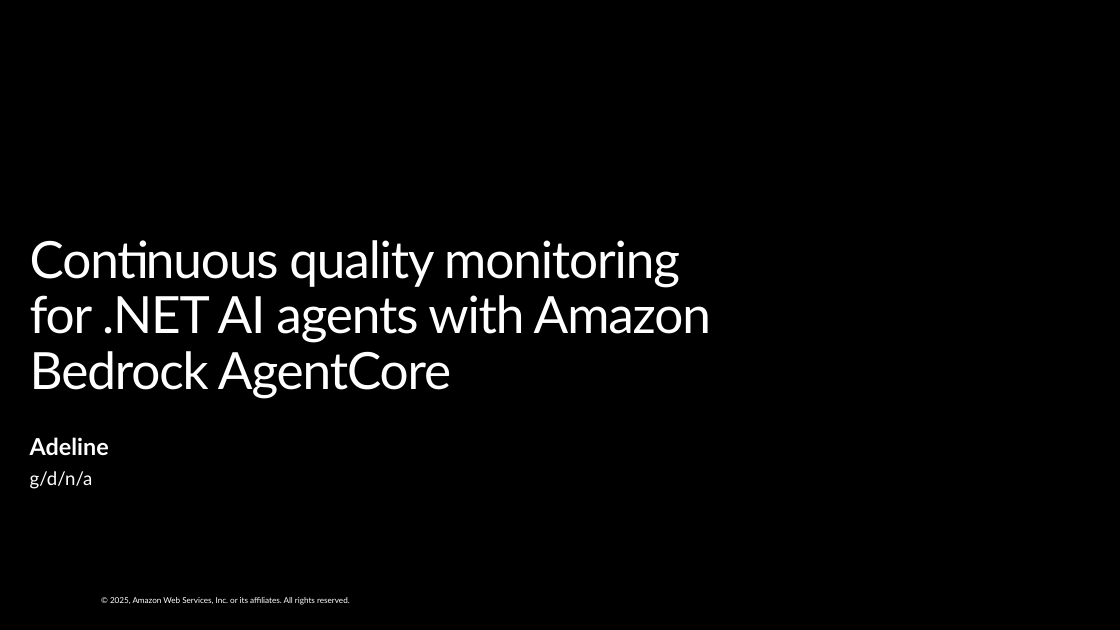
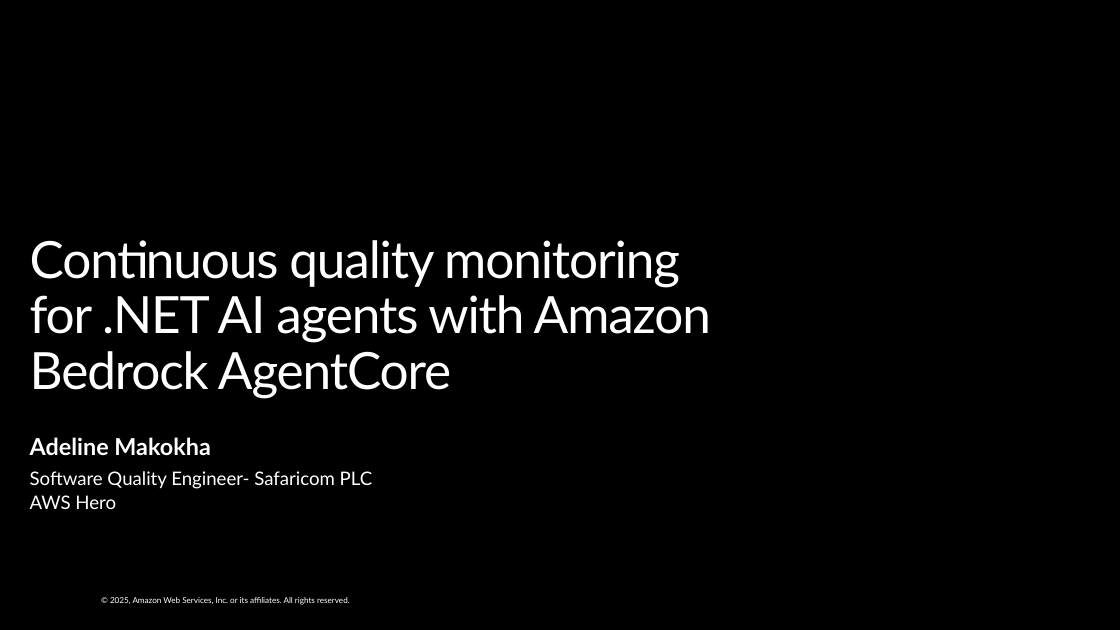
Before and after one commit to adeline-pepela/Net-Africa-2026, a slide deck: slide 1 of AgentCore-Evaluations-dotnet-talk.pptx. Drawn at 1120x630 pixels with LibreOffice and Linux fonts; fonts in the diff are those of the drawing; background and template pictures are left out. Boxes give left, top, right and bottom in pixels: in the first picture for what was removed or moved away, otherwise in the second. Text is boxed around its words. In the diff, an @@ line names an element or a change of style, - is before the commit and + after.

```diff
--- a/AgentCore-Evaluations-dotnet-talk.pptx
+++ b/AgentCore-Evaluations-dotnet-talk.pptx
@@ text at [30, 437, 210, 455]: text changed @@
-Adeline
+Adeline Makokha
@@ text at [30, 471, 373, 509]: text changed @@
-g/d/n/a
+Software Quality Engineer- Safaricom PLC
+AWS Hero
```
Also in this commit, not shown: 1 other slide changed.
